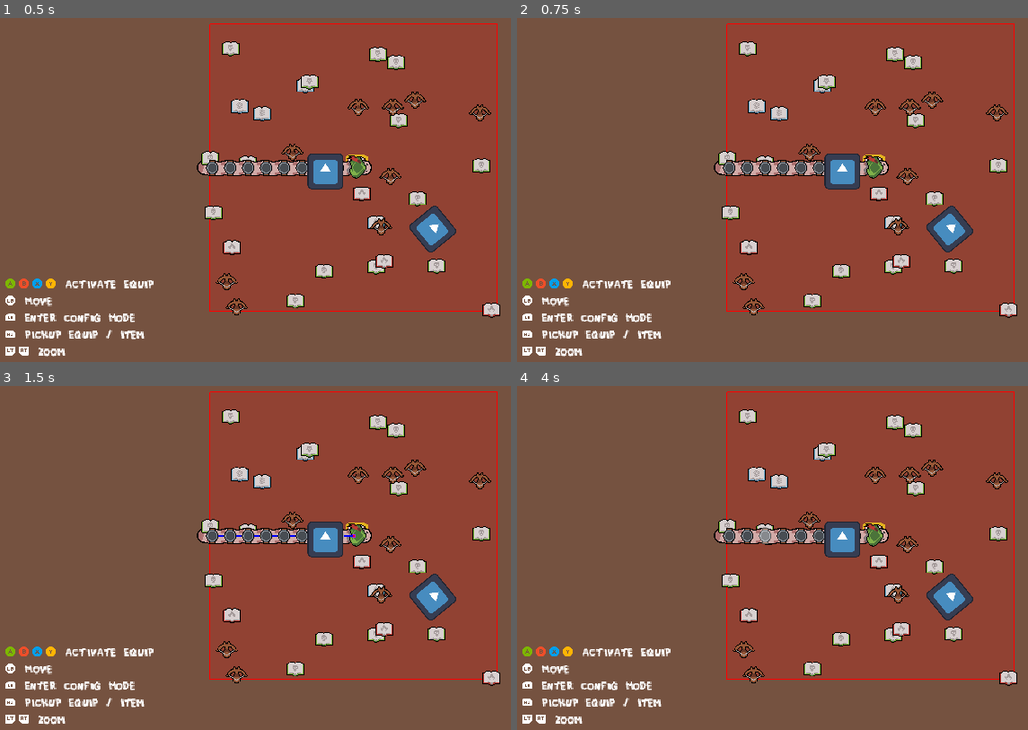
Above: before the commit, frames 1-4 (two rows, left to right).
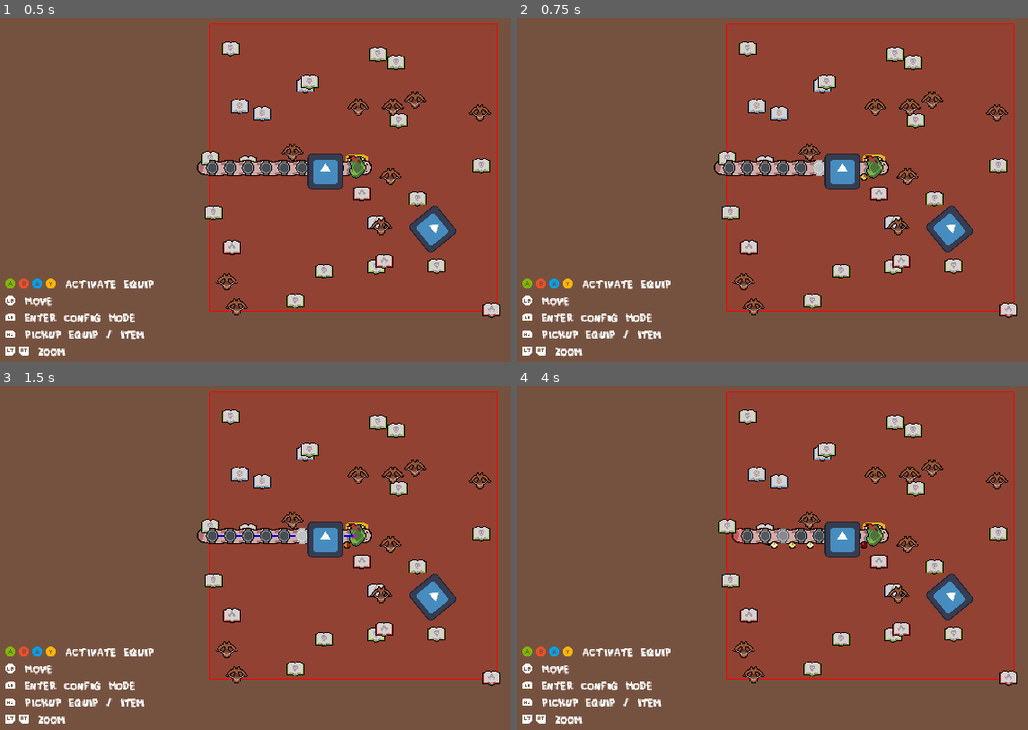
Above: after the commit, the same moments.

Repository: Justuna/worm-odyssey
Game: Godot game, scene res://scenes/tests/worm_test.tscn
The game is run twice, just before and just after one commit, with the same random seed, the same clock (stepped at 60 frames per second) and the same inputs. The engine's default icon, where the game draws it, is replaced by a stand-in: a white triangle on a blue panel in a dark square.
Inputs (mouse positions are in pixels of both pictures, inside the frame that each line leads up to):
- Up to frame 1 (0.5 s): no input
- Up to frame 2 (0.75 s): tap Enter at 0.5 s; move the mouse to (outside the picture) at 0.52 s; hold D from 0.53 s (still down); tap B at 0.6 s; click (outside the picture) at 0.67 s
- Up to frame 3 (1.5 s): tap Space at 1.25 s; move the mouse to (209, 554) at 1.27 s; release D at 1.28 s; hold S from 1.28 s (still down); tap B at 1.35 s
- Up to frame 4 (4 s): tap Enter at 2 s; move the mouse to (941, 447) at 2.02 s; release S at 2.03 s; hold D 2.03-3.53 s; tap G at 2.1 s; tap B at 2.3, 2.85, 3.6 s; move the mouse to (833, 616) at 2.77 s; click (833, 616) at 2.92 s; move the mouse to (outside the picture) at 3.52 s; hold S from 3.53 s (still down)

Frame 1 is identical in both runs. In frame 2, 0.1% of the frame differs, in the area x 57-69%, y 41-48%; in frame 3, 0.1%; in frame 4, 0.5%, in the area x 38-69%, y 41-48%.

Commit message:
Add circle health indicator with animations

Diff:
--- /dev/null
+++ b/assets/shaders/health_indicator.gdshader
@@ -0,0 +1,46 @@
+shader_type canvas_item;
+render_mode unshaded;
+
+uniform vec4 background_color : source_color;
+uniform float fill_amount : hint_range(0.0, 1.0);
+uniform float offset_angle : hint_range(0.0, 360.0);
+uniform bool flip_cutoff;
+
+varying vec4 self_modulate_color;
+
+void vertex() {
+	self_modulate_color = COLOR;
+}
+
+void fragment() {
+	vec4 color = texture(TEXTURE, UV);
+	if (fill_amount == 0.0) {
+		color.a = 0.0;
+	} else if (fill_amount != 1.0) {
+		vec2 centered_pos = UV - vec2(0.5, 0.5);
+		float angle = mod(atan(centered_pos.y, centered_pos.x) + radians(offset_angle) + 2.0 * PI, 2.0 * PI);
+		float actual_fill_amount = fill_amount;
+		if (!flip_cutoff) {
+			actual_fill_amount = 1.0 - fill_amount;
+		}
+		float angle_cutoff = mod(2.0 * PI * actual_fill_amount, 2.0 * PI);
+		if (flip_cutoff) {
+			if (angle > angle_cutoff) {
+				if (color.a > 0.001) {
+					color = background_color;
+				} else {
+					color.a = 0.0;
+				}
+			}
+		} else {
+			if (angle < angle_cutoff) {
+				if (color.a > 0.001) {
+					color = background_color;
+				} else {
+					color.a = 0.0;
+				}
+			}
+		}
+	}
+	COLOR = color * self_modulate_color;
+}
--- a/prefabs/worm/worm.tscn
+++ b/prefabs/worm/worm.tscn
@@ -54,13 +54,8 @@
 
 [node name="WormController" type="Node2D" parent="." node_paths=PackedStringArray("team", "line_2D", "worm_head", "worm_tail", "segments_container")]
 script = ExtResource("1_7wfu0")
-direction = null
 speed = 500.0
 segment_count = 8
-visual_segments_per_segment = null
-visual_segment_length = null
-turning_cone_deg = null
-debug_draw = null
 team = NodePath("../Team")
 line_2D = NodePath("../Line2D")
 worm_head = NodePath("../WormHead")
--- a/prefabs/worm/worm_segment.tscn
+++ b/prefabs/worm/worm_segment.tscn
@@ -1,42 +1,61 @@
-[gd_scene load_steps=15 format=3 uid="uid://df0c367funl53"]
+[gd_scene load_steps=20 format=3 uid="uid://df0c367funl53"]
 
 [ext_resource type="Script" path="res://scripts/worm/worm_segment.gd" id="1_44kv3"]
 [ext_resource type="Texture2D" uid="uid://cqsjwv7i833mh" path="res://assets/art/segments/strap.png" id="3_rg1sj"]
 [ext_resource type="Shader" path="res://assets/shaders/outline.gdshader" id="4_rbxe0"]
 [ext_resource type="Script" path="res://scripts/effects/effect_holder.gd" id="5_bsu82"]
 [ext_resource type="Script" path="res://scripts/entities/hit_taker.gd" id="5_iqw05"]
+[ext_resource type="Texture2D" uid="uid://blgm5mno3yiwm" path="res://assets/art/fx/16_circle_fx.png" id="6_2vnd3"]
 [ext_resource type="Resource" uid="uid://x0nym0cu3uxm" path="res://libraries/effect_library.tres" id="6_4o5w6"]
+[ext_resource type="Shader" path="res://assets/shaders/health_indicator.gdshader" id="6_35olg"]
 [ext_resource type="Script" path="res://scripts/entities/passive_regen.gd" id="6_5650k"]
 [ext_resource type="Script" path="res://scripts/entities/hit_detector.gd" id="7_i4yxk"]
+[ext_resource type="Texture2D" uid="uid://dbyhlue2oodjo" path="res://assets/art/fx/20_circle_fx.png" id="7_pgmi6"]
 [ext_resource type="Script" path="res://scripts/entities/health.gd" id="7_qqxq3"]
 [ext_resource type="Script" path="res://scripts/entities/stats/stat_block.gd" id="10_nyqvj"]
 [ext_resource type="Script" path="res://scripts/entities/stats/stat.gd" id="11_cgg08"]
 [ext_resource type="Script" path="res://scripts/entities/team.gd" id="12_bxh31"]
 
+[sub_resource type="Gradient" id="Gradient_4p2et"]
+offsets = PackedFloat32Array(0, 0.25, 0.5, 0.75, 1)
+colors = PackedColorArray(0.433594, 0.230347, 0.230347, 1, 0.875, 0.215332, 0.215332, 1, 0.847656, 0.613004, 0.208603, 1, 0.859375, 0.818121, 0.379333, 1, 1, 1, 1, 1)
+metadata/_snap_count = 8
+
 [sub_resource type="ShaderMaterial" id="ShaderMaterial_u7npg"]
 shader = ExtResource("4_rbxe0")
 shader_parameter/line_thickness = 2.0
 shader_parameter/line_color = Color(0.490196, 0.717647, 0, 1)
-shader_parameter/line_enabled = false
+shader_parameter/line_enabled = true
 shader_parameter/overlay_color = Color(1, 1, 1, 1)
 shader_parameter/overlay_amount = 0.0
 shader_parameter/overlay_enabled = true
 shader_parameter/overlay_2_color = Color(1, 1, 1, 1)
-shader_parameter/overlay_2_amount = 0.0
+shader_parameter/overlay_2_amount = 0.6
 shader_parameter/overlay_2_enabled = true
+
+[sub_resource type="ShaderMaterial" id="ShaderMaterial_ijc37"]
+shader = ExtResource("6_35olg")
+shader_parameter/background_color = Color(0, 0, 0, 1)
+shader_parameter/fill_amount = 0.77
+shader_parameter/offset_angle = 90.0
+shader_parameter/flip_cutoff = false
 
 [sub_resource type="CircleShape2D" id="CircleShape2D_x3mp7"]
 radius = 45.3982
 
-[node name="WormSegment" type="Node2D" node_paths=PackedStringArray("canvas_group", "health", "team")]
+[node name="WormSegment" type="Node2D" node_paths=PackedStringArray("canvas_group", "equipment_container", "health", "team", "health_indicator", "health_indicator_container")]
 script = ExtResource("1_44kv3")
 canvas_group = NodePath("CanvasGroup")
+equipment_container = NodePath("CanvasGroup/EquipmentContainer")
 x_color = Color(0, 0.623529, 0.921569, 1)
 y_color = Color(0.996078, 0.709804, 0.0156863, 1)
 b_color = Color(0.937255, 0.305882, 0.160784, 1)
 a_color = Color(0.490196, 0.717647, 0, 1)
 health = NodePath("Health")
 team = NodePath("Team")
+health_indicator = NodePath("HealthIndicatorContainer/HealthIndicator")
+health_indicator_container = NodePath("HealthIndicatorContainer")
+damage_gradient = SubResource("Gradient_4p2et")
 
 [node name="StatBlock" type="Node" parent="."]
 script = ExtResource("10_nyqvj")
@@ -59,6 +78,19 @@
 
 [node name="SlotSprite" type="Sprite2D" parent="CanvasGroup/SlotVisuals"]
 texture = ExtResource("3_rg1sj")
+
+[node name="EquipmentContainer" type="Node2D" parent="CanvasGroup"]
+scale = Vector2(1, 1)
+
+[node name="HealthIndicatorContainer" type="Sprite2D" parent="."]
+self_modulate = Color(0, 0, 0, 1)
+position = Vector2(32, 32)
+scale = Vector2(1.25, 1.25)
+texture = ExtResource("7_pgmi6")
+
+[node name="HealthIndicator" type="Sprite2D" parent="HealthIndicatorContainer"]
+material = SubResource("ShaderMaterial_ijc37")
+texture = ExtResource("6_2vnd3")
 
 [node name="Health" type="Node" parent="." node_paths=PackedStringArray("max_health")]
 script = ExtResource("7_qqxq3")
--- a/scenes/tests/worm_test.tscn
+++ b/scenes/tests/worm_test.tscn
@@ -193,6 +193,7 @@
 [node name="CameraController" type="Camera2D" parent="PlayerWorm"]
 process_mode = 3
 zoom = Vector2(0.5, 0.5)
+position_smoothing_enabled = true
 script = ExtResource("9_8uqem")
 camera_zoom = 0.5
 
--- a/scripts/entities/health.gd
+++ b/scripts/entities/health.gd
@@ -8,6 +8,7 @@
 signal on_damage(final_amount: int)
 signal before_heal(raw_amount: int)
 signal on_heal(final_amount: int)
+signal on_health_changed(final_amount: int)
 signal on_death
 
 @export var max_health: Stat
@@ -30,6 +31,7 @@
 
 	health = max(health - final_amount, 0)
 	on_damage.emit(final_amount)
+	on_health_changed.emit(-final_amount)
 
 	if health == 0:
 		on_death.emit()
@@ -42,6 +44,7 @@
 
 	health = min(health + final_amount, max_health.amount)
 	on_heal.emit(final_amount)
+	on_health_changed.emit(final_amount)
 
 
 func _on_max_health_updated():
--- a/scripts/test/worm_test.gd
+++ b/scripts/test/worm_test.gd
@@ -47,6 +47,8 @@
 				KEY_B:
 					if is_instance_valid(worm_controller):
 						(worm_controller.segments[0].get_node("Health") as Health).take_damage(50)
+						if worm_controller.segments.size() > 2:
+							(worm_controller.segments[2].get_node("Health") as Health).take_damage(50)
 				KEY_D:
 					if is_instance_valid(worm_controller):
 						worm_controller.debug_draw = not worm_controller.debug_draw
--- a/scripts/worm/worm_controller.gd
+++ b/scripts/worm/worm_controller.gd
@@ -99,6 +99,7 @@
 	worm_tail.rotation = (_visual_segment_positions[_visual_segment_positions.size() - 2] - _visual_segment_positions[_visual_segment_positions.size() - 1]).angle()
 	worm_head.rotation = (_visual_segment_positions[1] - _visual_segment_positions[0]).angle() + PI
 	for i in range(segments.size()):
+		var vis_seg_size = _visual_segment_positions.size()
 		segments[i].global_position = _visual_segment_positions[(i + 1) * visual_segments_per_segment - 1]
 		segments[i].global_rotation = segments[i].global_position.angle_to_point(_visual_segment_positions[i * visual_segments_per_segment + 1])
 
--- a/scripts/worm/worm_segment.gd
+++ b/scripts/worm/worm_segment.gd
@@ -35,6 +35,7 @@
 var _is_moving: bool
 
 @export var canvas_group: CanvasGroup
+@export var equipment_container: Node2D
 @export var x_color: Color
 @export var y_color: Color
 @export var b_color: Color
@@ -47,6 +48,9 @@
 		_update_binding_visuals()
 @export var health: Health
 @export var team: Team
+@export var health_indicator: Sprite2D
+@export var health_indicator_container: Node2D
+@export var damage_gradient: Gradient
 
 var _binding: Binding
 @onready var BINDING_TO_COLOR: Dictionary = {
@@ -57,16 +61,17 @@
 	Binding.A_BUTTON: a_color,
 }
 
-var _tween: Tween
-
 
 func _ready():
 	_update_binding_visuals()
 	_update_is_selected_visuals()
 	_update_is_moving_visuals()
 	canvas_group.material = canvas_group.material.duplicate()
+	health_indicator.material = health_indicator.material.duplicate()
 	health.on_death.connect(_on_death)
 	health.on_damage.connect(_on_damage)
+	health.on_health_changed.connect(_on_health_changed.unbind(1))
+	health_indicator_container.visible = false
 
 
 func construct(_worm: Node2D, _team: String):
@@ -103,9 +108,9 @@
 	equipment = _equipment
 	if equipment:
 		if equipment.get_parent():
-			equipment.reparent(canvas_group)
+			equipment.reparent(equipment_container)
 		else:
-			canvas_group.add_child(equipment)
+			equipment_container.add_child(equipment)
 		equipment.position = Vector2.ZERO
 		equipment.rotation = 0
 		equipment.construct(worm, self, direction)
@@ -115,7 +120,7 @@
 
 func remove_equipment() -> Equipment:
 	if equipment:
-		canvas_group.remove_child(equipment)
+		equipment_container.remove_child(equipment)
 	var old_equipment = equipment
 	equipment = null
 	_update_binding_visuals()
@@ -138,14 +143,12 @@
 
 func _update_is_selected_visuals():
 	if canvas_group:
-		if _tween and _tween.is_running():
-			_tween.kill()
-		_tween = get_tree().create_tween()
-		_tween.set_ease(Tween.EASE_OUT).set_trans(Tween.TRANS_CUBIC).set_pause_mode(Tween.TWEEN_PAUSE_PROCESS)
+		var scale_tween = get_tree().create_tween()
+		scale_tween.set_ease(Tween.EASE_OUT).set_trans(Tween.TRANS_CUBIC).set_pause_mode(Tween.TWEEN_PAUSE_PROCESS)
 		if _is_selected:
-			_tween.tween_property(canvas_group, "scale", Vector2(1.5, 1.5), 0.25)
+			scale_tween.tween_property(canvas_group, "scale", Vector2(1.5, 1.5), 0.25)
 		else:
-			_tween.tween_property(canvas_group, "scale", Vector2(1, 1), 0.25)
+			scale_tween.tween_property(canvas_group, "scale", Vector2(1, 1), 0.25)
 
 
 func _update_is_moving_visuals():
@@ -161,7 +164,6 @@
 
 
 func _on_damage(amount: int):
-	(canvas_group.material as ShaderMaterial).set_shader_parameter.bind()
 	var tween = get_tree().create_tween()
 	tween.set_ease(Tween.EASE_OUT).set_trans(Tween.TRANS_CUBIC)
 	tween.tween_method(_set_damage_flash_color, 1.0, 0.0, 0.5)
@@ -169,3 +171,24 @@
 
 func _set_damage_flash_color(amount: float):
 	(canvas_group.material as ShaderMaterial).set_shader_parameter("overlay_amount", amount)
+
+
+func _on_health_changed():
+	var fill_amount = float(health.health) / health.max_health.amount
+	if fill_amount == 1.0:
+		health_indicator_container.visible = false
+	else:
+		health_indicator_container.visible = true
+		var prev_fill_amount = (health_indicator.material as ShaderMaterial).get_shader_parameter("fill_amount")
+		var tween = get_tree().create_tween()
+		tween.set_ease(Tween.EASE_OUT).set_trans(Tween.TRANS_CUBIC)
+		tween.tween_method(_animate_health_indicator, prev_fill_amount, fill_amount, 0.5)
+
+
+func _animate_health_indicator(fill_amount: float):
+	var fill_color = damage_gradient.sample(fill_amount)
+	health_indicator.self_modulate = fill_color
+	fill_color.s += 0.1
+	fill_color.v -= 0.2
+	(health_indicator.material as ShaderMaterial).set_shader_parameter("background_color", fill_color)
+	(health_indicator.material as ShaderMaterial).set_shader_parameter("fill_amount", fill_amount)
Binary file added: assets/art/fx/20_circle_fx.png
Not shown, added: assets/art/fx/20_circle_fx.png.import
